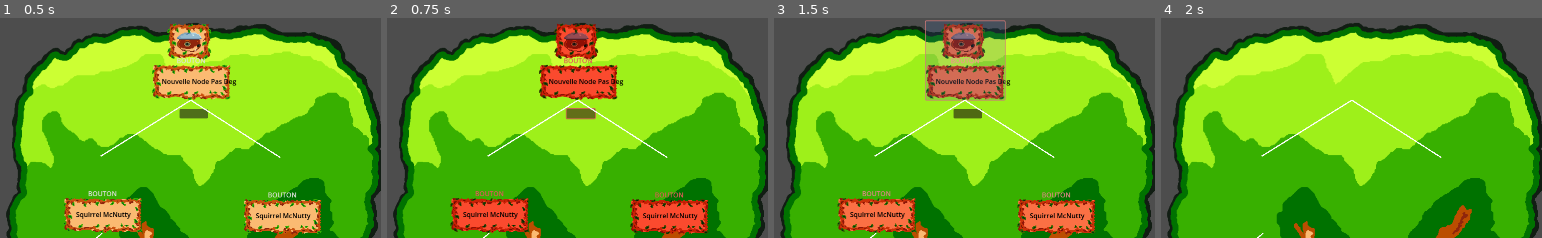
Above: before the commit, frames 1-4 (left to right).
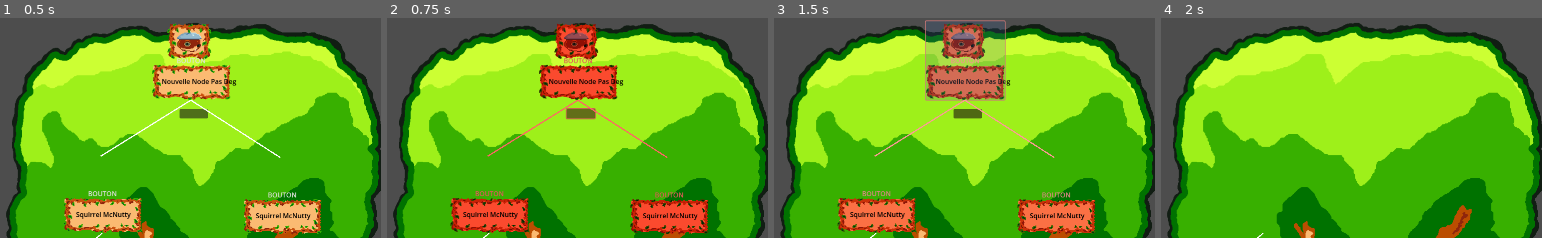
Above: after the commit, the same moments.

Repository: Pyropingouin/GameJam2025
Game: Godot game, scene res://Scenes/genealogy_tree.tscn
Two runs of this game, one before a commit and one after it. Both use one fixed random seed, a clock stepped at 60 frames per second and the inputs below. This scene is started directly instead of the project's main scene. The engine's default icon, where the game draws it, is replaced by a stand-in: a white triangle on a blue panel in a dark square.
Inputs (mouse positions are % of the whole screen's width and height, from its top left):
- Up to frame 1 (0.5 s): no input
- Up to frame 2 (0.75 s): click (26, 23) at 0.52 s
- Up to frame 3 (1.5 s): click "BOUTON" at 1.25 s
- Up to frame 4 (2 s): no input
The pictures show only the part of the screen within x 1-51%, y 1-51%; the shares and areas given below are measured in that part.

Frame 1 is identical in both runs. In frame 2, 0.4% of the frame differs, in the area x 26-74%, y 37-64%; in frame 3, 0.4%; in frame 4, 0.5%.

Commit message:
line flash

Diff:
--- a/gamejam2025/Scripts/genealogy_tree.gd
+++ b/gamejam2025/Scripts/genealogy_tree.gd
@@ -18,6 +18,8 @@
 				if descendant:
 					var line = draw_link(sn, descendant)
 					sn.descendant_lines[descendant] = line
+
+
 
 
 
--- a/gamejam2025/Scripts/squirrel_node.gd
+++ b/gamejam2025/Scripts/squirrel_node.gd
@@ -19,6 +19,7 @@
 
 
 
+
 signal show_info_requested(squirrel: SquirrelNode)
 
 func _ready():
@@ -34,32 +35,40 @@
 
 
 func _on_button2_pressed():
-	print("Bouton 2 cliqué — on supprime les descendants de", squirrel_name)
+	print("Suppression de", squirrel_name, "et de ses descendants + lignes")
 
 	var flash_count = 3
 	var flash_duration = 0.2
 	var total_flash_time = flash_count * flash_duration * 2
 
-	# Lancer le flash pour chaque descendant
+	# Flash descendants + leurs lignes
 	for path in descendants:
 		var descendant = get_node_or_null(path)
 		if descendant and descendant is CanvasItem:
 			flash_node(descendant, flash_count, flash_duration)
 
+			var line = descendant_lines.get(descendant)
+			if line:
+				flash_node(line, flash_count, flash_duration)
 
-	# Faire flasher ce noeud lui-même
+	# Flash self
 	flash_node(self, flash_count, flash_duration)
 
-	# Attendre la fin du flash avant de les supprimer
 	await get_tree().create_timer(total_flash_time).timeout
 
+	# Supprimer descendants + lignes
 	for path in descendants:
 		var descendant = get_node_or_null(path)
 		if descendant:
 			descendant.queue_free()
 
+		var line = descendant_lines.get(descendant)
+		if line:
+			line.queue_free()
 
+	# Supprimer le node actuel
 	queue_free()
+
 
 
 
